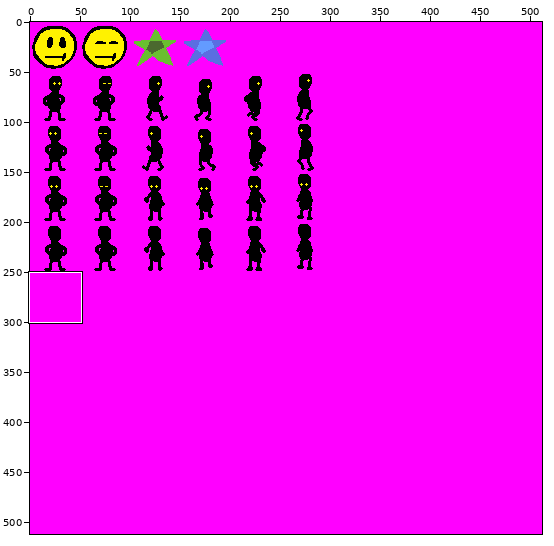
One commit to this sprite sheet: sprites.png. The picture above shows the old version from afar; the outline marks the close-up.
Close-up. The starting point:
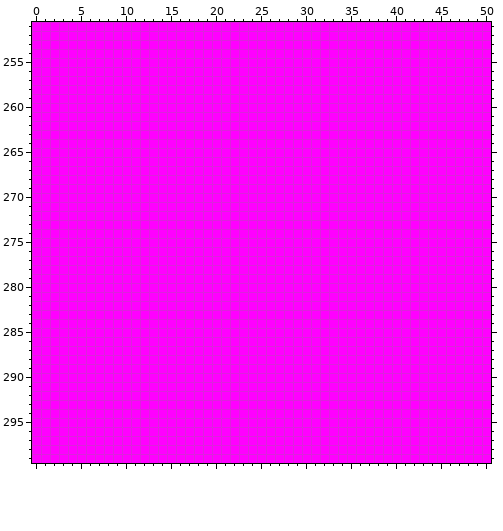
The file is 512x512 pixels. Shown: x 0..50, y 251..299. The commit also changed other parts of the picture, which this record leaves out.
Once edited:
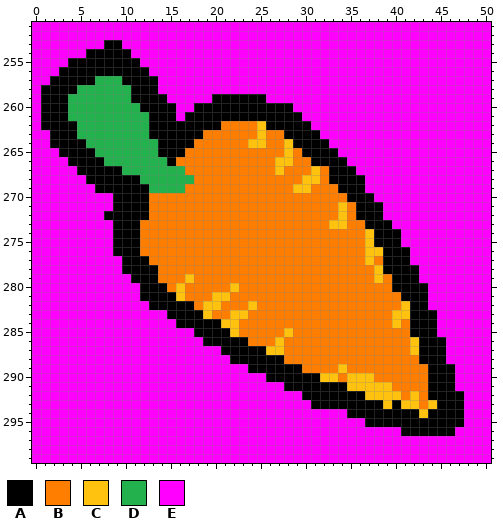
Palette (. is transparent): A #000000  B #ff7e00  C #ffc20e  D #22b14c  E #ff00ff
The edit:
Changed rows in their new state; - is an unchanged pixel.
first column x 1:
253 -------AA--------------------------------------
254 -----AAAAA-------------------------------------
255 ---AAAAAAAA------------------------------------
256 --AAAAAAAAAA-----------------------------------
257 -AAAAADDDAAAA----------------------------------
258 AAAADDDDDDAAA----------------------------------
259 AAADDDDDDDAAAA-----AAAAAA----------------------
260 AAADDDDDDDDAAAA--AAAAAAAAAAA-------------------
261 AAADDDDDDDDDAAA-AAAAAAAAAAAAA------------------
262 AAAADDDDDDDDAAAAAAAABBBBCAAAAA-----------------
263 -AAADDDDDDDDAAAAAABBBBBBCBBAAAA----------------
264 -AAAADDDDDDDDAAAABBBBBBCCBBCAAAA---------------
265 --AAAADDDDDDDAAABBBBBBBBBBBCBAAAA--------------
266 ---AAAADDDDDDDABBBBBBBBBBBCCBBAAAA-------------
267 ----AAAAADDDDDDDBBBBBBBBBBCBBBCBAAA------------
268 -----AAAAAADDDDDDBBBBBBBBBBBBCCBAAAA-----------
269 ------AAAAAADDDDBBBBBBBBBBBBCCBBBAAA-----------
270 --------AAAABBBBBBBBBBBBBBBBBBBBBBAAA----------
271 --------AAAABBBBBBBBBBBBBBBBBBBBBCBAAA---------
272 -------AAAAABBBBBBBBBBBBBBBBBBBBBCBAAA---------
273 --------AAABBBBBBBBBBBBBBBBBBBBBCCBBAAA--------
274 --------AAABBBBBBBBBBBBBBBBBBBBBBBBBCAAA-------
275 --------AAABBBBBBBBBBBBBBBBBBBBBBBBBCAAA-------
276 --------AAABBBBBBBBBBBBBBBBBBBBBBBBBCCAAA------
277 ---------AAABBBBBBBBBBBBBBBBBBBBBBBBCBAAA------
278 ---------AAAABBBBBBBBBBBBBBBBBBBBBBBBCAAAA-----
279 ----------AAABBBCBBBBBBBBBBBBBBBBBBBBCBAAA-----
280 -----------AAABCBBBBBCBBBBBBBBBBBBBBBBBAAAA----
281 -----------AAAACBBBCCBBBBBBBBBBBBBBBBBBBAAA----
282 ------------AAAAABCCBBBCBBBBBBBBBBBBBBBBCAA----
283 --------------AAAACBBCCBBBBBBBBBBBBBBBBCCAAA---
284 ---------------AAAAACCBBBBBBBBBBBBBBBBBCBAAA---
285 -----------------AAAACBBBBBCBBBBBBBBBBBBBAAA---
286 ------------------AAAAABBBCBBBBBBBBBBBBBBCAAA--
287 --------------------AAAAACCBBBBBBBBBBBBBBCAAA--
288 ---------------------AAAAAABBBBBBBBBBBBBBBAAA--
289 -----------------------AAAAAABBBBCBBBBBBBBBAAA-
290 -------------------------AAAAAACCBCCCBBBBBBAAA-
291 ---------------------------AAAAAAACCCCCBBBBAAA-
292 -----------------------------AAAAAAACCCCBCBAAAA
293 ------------------------------AAAAAAAACACCBCAAA
294 ----------------------------------AAAAAAAACAAAA
295 ------------------------------------AAAAAAAAAAA
296 ----------------------------------------AAAAAA-
